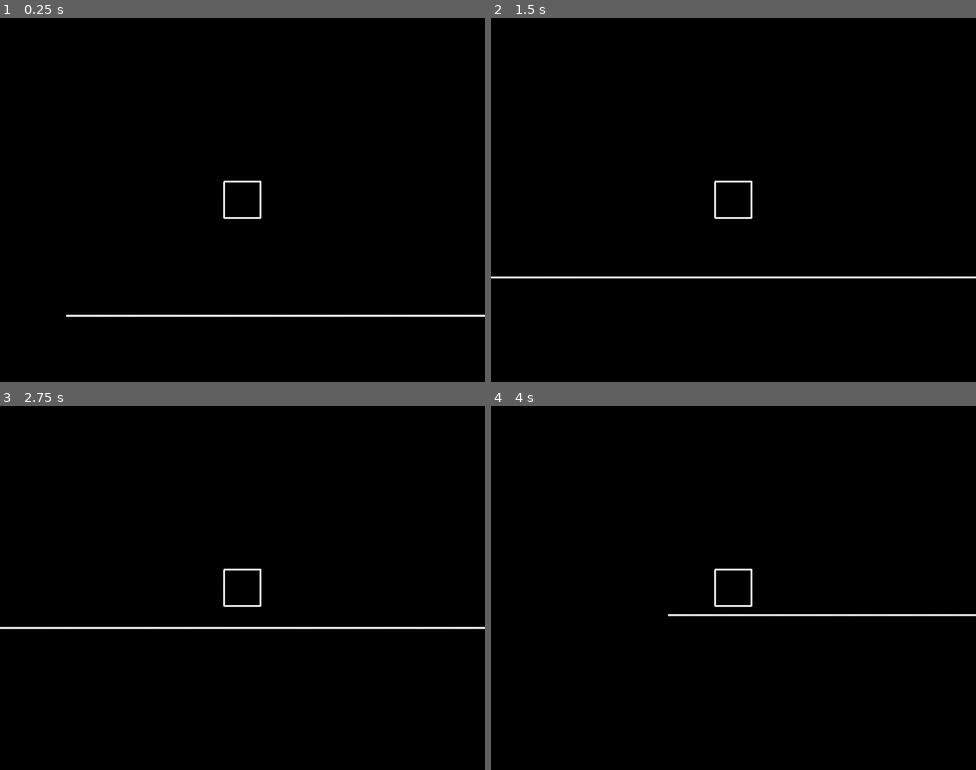
Above: before the commit, frames 1-4 (two rows, left to right).
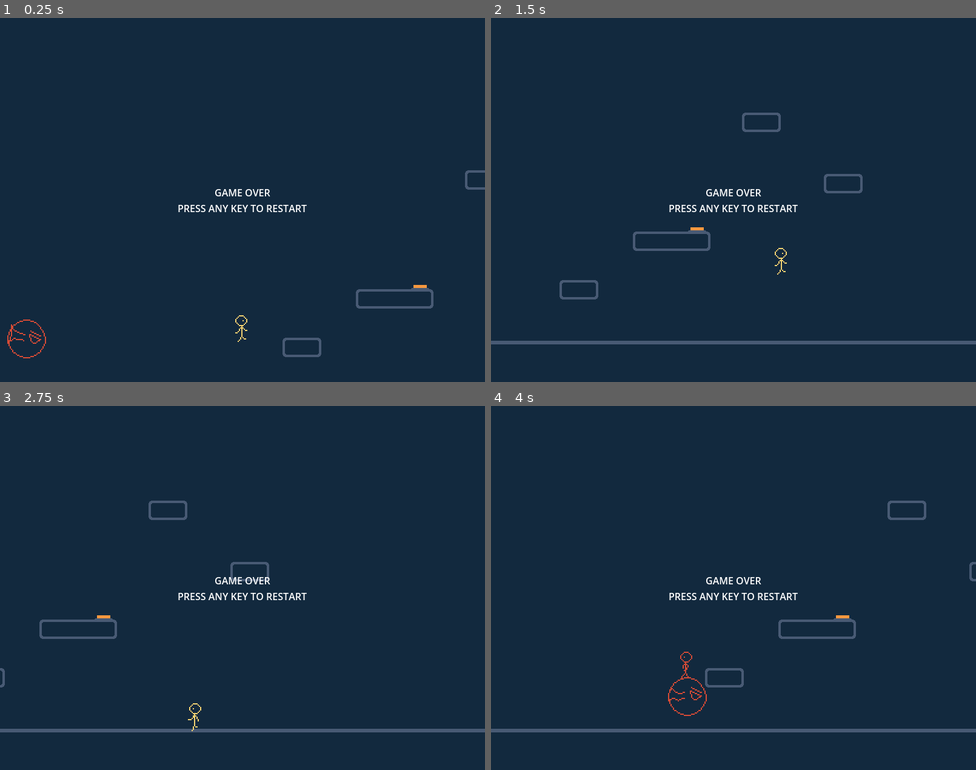
Above: after the commit, the same moments.

Repository: Frisk17/GMTK2023
Game: Godot game, scene res://scenes/game.tscn
Same seed, same stepped clock (60 frames per second), same inputs: the game is played once before the commit and once after it.
Inputs:
- Up to frame 1 (0.25 s): no input
- Up to frame 2 (1.5 s): tap Enter at 0.5, 1.25 s; hold D (move_right) from 0.53 s (still down); tap Q (switch, bound only after the commit) at 0.6 s; tap Space (jump) at 0.77, 0.8, 1.07, 1.35 s
- Up to frame 3 (2.75 s): tap Space (jump) at 1.52, 1.82, 2.3 s; tap Q (switch, bound only after the commit) at 1.55, 2.1 s; tap Enter at 2 s; release D (move_right) at 2.03 s; hold A (move_left) from 2.03 s (still down)
- Up to frame 4 (4 s): keep holding A (move_left); tap Enter at 2.75, 3.5 s; tap Q (switch, bound only after the commit) at 2.85 s; tap Space (jump) at 3.02, 3.32, 3.6, 3.77 s

The runs differ from the first frame. In frame 1, 100% of the frame differs, in the area x 0-100%, y 0-100%; in frame 2, 100%; in frame 3, 100%; in frame 4, 100%.

Commit message:
Created switching system and enemy

Diff:
--- a/project.godot
+++ b/project.godot
@@ -55,8 +55,19 @@
 , Object(InputEventKey,"resource_local_to_scene":false,"resource_name":"","device":-1,"window_id":0,"alt_pressed":false,"shift_pressed":false,"ctrl_pressed":false,"meta_pressed":false,"pressed":false,"keycode":0,"physical_keycode":4194322,"key_label":0,"unicode":0,"echo":false,"script":null)
 ]
 }
+switch={
+"deadzone": 0.5,
+"events": [Object(InputEventKey,"resource_local_to_scene":false,"resource_name":"","device":-1,"window_id":0,"alt_pressed":false,"shift_pressed":false,"ctrl_pressed":false,"meta_pressed":false,"pressed":false,"keycode":0,"physical_keycode":81,"key_label":0,"unicode":113,"echo":false,"script":null)
+, Object(InputEventKey,"resource_local_to_scene":false,"resource_name":"","device":-1,"window_id":0,"alt_pressed":false,"shift_pressed":false,"ctrl_pressed":false,"meta_pressed":false,"pressed":false,"keycode":0,"physical_keycode":4194326,"key_label":0,"unicode":0,"echo":false,"script":null)
+]
+}
+
+[physics]
+
+2d/default_gravity=1960.0
 
 [rendering]
 
+textures/canvas_textures/default_texture_filter=0
 renderer/rendering_method="mobile"
-environment/defaults/default_clear_color=Color(0, 0, 0, 1)
+environment/defaults/default_clear_color=Color(0.0705882, 0.160784, 0.243137, 1)
--- a/scenes/game.tscn
+++ b/scenes/game.tscn
@@ -1,52 +1,70 @@
-[gd_scene load_steps=7 format=3 uid="uid://t5kcoecyo3wg"]
+[gd_scene load_steps=11 format=3 uid="uid://t5kcoecyo3wg"]
 
-[ext_resource type="Script" path="res://scenes/scripts/player/player.gd" id="1_tg8gh"]
-[ext_resource type="Script" path="res://scenes/scripts/player/person.gd" id="2_cv2ip"]
-[ext_resource type="Texture2D" uid="uid://b8tek758s66jo" path="res://sprites/person.png" id="3_j2w8k"]
-[ext_resource type="Texture2D" uid="uid://bypbv73omvnj8" path="res://sprites/line.png" id="4_e5qxl"]
-
-[sub_resource type="RectangleShape2D" id="RectangleShape2D_s85mk"]
-size = Vector2(64, 64)
-
-[sub_resource type="RectangleShape2D" id="RectangleShape2D_hk8ru"]
-size = Vector2(64, 4)
+[ext_resource type="PackedScene" uid="uid://dtlkfk2ddt4ew" path="res://scenes/prefabs/player.tscn" id="1_tx6j6"]
+[ext_resource type="PackedScene" uid="uid://cx2e1olc1n7xc" path="res://scenes/prefabs/person.tscn" id="2_cijo2"]
+[ext_resource type="PackedScene" uid="uid://bn15jckipue8c" path="res://scenes/prefabs/ground.tscn" id="3_4tkio"]
+[ext_resource type="PackedScene" uid="uid://crr3wd7441xq8" path="res://scenes/prefabs/platform.tscn" id="3_r47tc"]
+[ext_resource type="PackedScene" uid="uid://csw5c30b82apj" path="res://scenes/prefabs/platform_wide.tscn" id="5_vttwv"]
+[ext_resource type="PackedScene" uid="uid://c1us6bxnc5ayf" path="res://scenes/prefabs/enemy.tscn" id="6_s07k2"]
+[ext_resource type="Script" path="res://scenes/scripts/enemy.gd" id="7_c4d2i"]
+[ext_resource type="PackedScene" uid="uid://dw5px4422gx3n" path="res://scenes/prefabs/button.tscn" id="8_p5k65"]
+[ext_resource type="Script" path="res://scenes/scripts/button.gd" id="9_sj07y"]
+[ext_resource type="PackedScene" uid="uid://d0w8ngs5u881r" path="res://scenes/prefabs/platform_character.tscn" id="9_uwbh6"]
 
 [node name="Game" type="Node2D"]
 
-[node name="Player" type="Node" parent="." node_paths=PackedStringArray("person")]
-process_priority = 1
-process_physics_priority = 1
-script = ExtResource("1_tg8gh")
+[node name="Player" parent="." node_paths=PackedStringArray("person") instance=ExtResource("1_tx6j6")]
 person = NodePath("../Person")
-terminal_velocity = 500.0
-damping = 10.0
-camera_terminal_velocity = 500.0
-camera_damping = 10.0
-camera_deadzone = 120.0
 
-[node name="Camera2D" type="Camera2D" parent="Player"]
+[node name="Person" parent="." groups=["person"] instance=ExtResource("2_cijo2")]
+position = Vector2(94, 450)
 
-[node name="Person" type="CharacterBody2D" parent="."]
-position = Vector2(234, 330)
-script = ExtResource("2_cv2ip")
-jump_height = 120.0
+[node name="Ground" parent="." instance=ExtResource("3_4tkio")]
+position = Vector2(62, 635)
+scale = Vector2(400, 1)
 
-[node name="Sprite2D" type="Sprite2D" parent="Person"]
-texture = ExtResource("3_j2w8k")
+[node name="Platform" parent="." instance=ExtResource("3_r47tc")]
+position = Vector2(192, 548)
 
-[node name="CollisionShape2D" type="CollisionShape2D" parent="Person"]
-shape = SubResource("RectangleShape2D_s85mk")
+[node name="Platform2" parent="." instance=ExtResource("3_r47tc")]
+position = Vector2(628, 373)
 
-[node name="JumpTimer" type="Timer" parent="Person"]
-wait_time = 0.167
-one_shot = true
+[node name="PlatformWide" parent="." instance=ExtResource("5_vttwv")]
+position = Vector2(345, 468)
 
-[node name="Ground" type="StaticBody2D" parent="."]
-position = Vector2(717, 554)
-scale = Vector2(24.2, 1)
+[node name="Enemy" parent="." node_paths=PackedStringArray("person", "player") instance=ExtResource("6_s07k2")]
+position = Vector2(-269, 536)
+script = ExtResource("7_c4d2i")
+person = NodePath("../Person")
+player = NodePath("../Player")
+acceleration = 200.0
+terminal_velocity = 400.0
 
-[node name="Sprite2D" type="Sprite2D" parent="Ground"]
-texture = ExtResource("4_e5qxl")
+[node name="Button" parent="." node_paths=PackedStringArray("player", "platform") instance=ExtResource("8_p5k65")]
+position = Vector2(387, 440)
+script = ExtResource("9_sj07y")
+player = NodePath("../Player")
+platform = NodePath("../PlatformCharacter")
 
-[node name="CollisionShape2D" type="CollisionShape2D" parent="Ground"]
-shape = SubResource("RectangleShape2D_hk8ru")
+[node name="PlatformCharacter" parent="." instance=ExtResource("9_uwbh6")]
+position = Vector2(493, 272)
+
+[node name="CanvasLayer" type="CanvasLayer" parent="."]
+
+[node name="Label" type="Label" parent="CanvasLayer"]
+anchors_preset = 8
+anchor_left = 0.5
+anchor_top = 0.5
+anchor_right = 0.5
+anchor_bottom = 0.5
+offset_left = -20.0
+offset_top = -13.0
+offset_right = 20.0
+offset_bottom = 13.0
+grow_horizontal = 2
+grow_vertical = 2
+size_flags_horizontal = 4
+text = "GAME OVER
+PRESS ANY KEY TO RESTART"
+horizontal_alignment = 1
+vertical_alignment = 1
--- /dev/null
+++ b/scenes/prefabs/button.tscn
@@ -0,0 +1,43 @@
+[gd_scene load_steps=6 format=3 uid="uid://dw5px4422gx3n"]
+
+[ext_resource type="Texture2D" uid="uid://dpgis4a65sygb" path="res://sprites/button-Sheet.png" id="1_fbu85"]
+
+[sub_resource type="AtlasTexture" id="AtlasTexture_v1g0j"]
+atlas = ExtResource("1_fbu85")
+region = Rect2(32, 0, 32, 32)
+
+[sub_resource type="AtlasTexture" id="AtlasTexture_4tbyb"]
+atlas = ExtResource("1_fbu85")
+region = Rect2(0, 0, 32, 32)
+
+[sub_resource type="SpriteFrames" id="SpriteFrames_61r4x"]
+animations = [{
+"frames": [{
+"duration": 1.0,
+"texture": SubResource("AtlasTexture_v1g0j")
+}],
+"loop": true,
+"name": &"clicked",
+"speed": 5.0
+}, {
+"frames": [{
+"duration": 1.0,
+"texture": SubResource("AtlasTexture_4tbyb")
+}],
+"loop": true,
+"name": &"unclicked",
+"speed": 5.0
+}]
+
+[sub_resource type="RectangleShape2D" id="RectangleShape2D_skva3"]
+size = Vector2(22, 5)
+
+[node name="Button" type="Area2D"]
+
+[node name="AnimatedSprite2D" type="AnimatedSprite2D" parent="."]
+sprite_frames = SubResource("SpriteFrames_61r4x")
+animation = &"unclicked"
+
+[node name="CollisionShape2D" type="CollisionShape2D" parent="."]
+position = Vector2(0, 7.5)
+shape = SubResource("RectangleShape2D_skva3")
--- /dev/null
+++ b/scenes/prefabs/enemy.tscn
@@ -0,0 +1,40 @@
+[gd_scene load_steps=6 format=3 uid="uid://c1us6bxnc5ayf"]
+
+[ext_resource type="Texture2D" uid="uid://wid4wml5bnas" path="res://sprites/enemy-Sheet.png" id="1_rb05f"]
+
+[sub_resource type="AtlasTexture" id="AtlasTexture_37r0u"]
+atlas = ExtResource("1_rb05f")
+region = Rect2(0, 0, 32, 32)
+
+[sub_resource type="AtlasTexture" id="AtlasTexture_q8a0e"]
+atlas = ExtResource("1_rb05f")
+region = Rect2(32, 0, 32, 32)
+
+[sub_resource type="SpriteFrames" id="SpriteFrames_bwtiu"]
+animations = [{
+"frames": [{
+"duration": 1.0,
+"texture": SubResource("AtlasTexture_37r0u")
+}, {
+"duration": 1.0,
+"texture": SubResource("AtlasTexture_q8a0e")
+}],
+"loop": true,
+"name": &"default",
+"speed": 5.0
+}]
+
+[sub_resource type="CircleShape2D" id="CircleShape2D_lxk2s"]
+radius = 32.5576
+
+[node name="Enemy" type="CharacterBody2D"]
+position = Vector2(0, 1)
+
+[node name="AnimatedSprite2D" type="AnimatedSprite2D" parent="."]
+scale = Vector2(2, 2)
+sprite_frames = SubResource("SpriteFrames_bwtiu")
+autoplay = "default"
+frame_progress = 0.154606
+
+[node name="CollisionShape2D" type="CollisionShape2D" parent="."]
+shape = SubResource("CircleShape2D_lxk2s")
--- /dev/null
+++ b/scenes/prefabs/ground.tscn
@@ -0,0 +1,15 @@
+[gd_scene load_steps=3 format=3 uid="uid://bn15jckipue8c"]
+
+[ext_resource type="Texture2D" uid="uid://coarc2usaf5o6" path="res://sprites/ground.png" id="1_1u35q"]
+
+[sub_resource type="RectangleShape2D" id="RectangleShape2D_425a0"]
+size = Vector2(16, 6)
+
+[node name="Ground" type="StaticBody2D"]
+modulate = Color(0.282353, 0.352941, 0.454902, 1)
+
+[node name="Sprite2D" type="Sprite2D" parent="."]
+texture = ExtResource("1_1u35q")
+
+[node name="CollisionShape2D" type="CollisionShape2D" parent="."]
+shape = SubResource("RectangleShape2D_425a0")
--- /dev/null
+++ b/scenes/prefabs/person.tscn
@@ -0,0 +1,121 @@
+[gd_scene load_steps=15 format=3 uid="uid://cx2e1olc1n7xc"]
+
+[ext_resource type="Script" path="res://scenes/scripts/player/person.gd" id="1_u3kgs"]
+[ext_resource type="Texture2D" uid="uid://b6j433xj851tm" path="res://sprites/person-Sheet.png" id="2_gxxv3"]
+
+[sub_resource type="AtlasTexture" id="AtlasTexture_2ej7c"]
+atlas = ExtResource("2_gxxv3")
+region = Rect2(256, 0, 32, 32)
+
+[sub_resource type="AtlasTexture" id="AtlasTexture_bbeld"]
+atlas = ExtResource("2_gxxv3")
+region = Rect2(96, 0, 32, 32)
+
+[sub_resource type="AtlasTexture" id="AtlasTexture_o2nei"]
+atlas = ExtResource("2_gxxv3")
+region = Rect2(0, 0, 32, 32)
+
+[sub_resource type="AtlasTexture" id="AtlasTexture_vflhy"]
+atlas = ExtResource("2_gxxv3")
+region = Rect2(32, 0, 32, 32)
+
+[sub_resource type="AtlasTexture" id="AtlasTexture_nn2ip"]
+atlas = ExtResource("2_gxxv3")
+region = Rect2(64, 0, 32, 32)
+
+[sub_resource type="AtlasTexture" id="AtlasTexture_6k0ae"]
+atlas = ExtResource("2_gxxv3")
+region = Rect2(96, 0, 32, 32)
+
+[sub_resource type="AtlasTexture" id="AtlasTexture_tblxi"]
+atlas = ExtResource("2_gxxv3")
+region = Rect2(128, 0, 32, 32)
+
+[sub_resource type="AtlasTexture" id="AtlasTexture_0nb7k"]
+atlas = ExtResource("2_gxxv3")
+region = Rect2(160, 0, 32, 32)
+
+[sub_resource type="AtlasTexture" id="AtlasTexture_m2eue"]
+atlas = ExtResource("2_gxxv3")
+region = Rect2(192, 0, 32, 32)
+
+[sub_resource type="AtlasTexture" id="AtlasTexture_6hetu"]
+atlas = ExtResource("2_gxxv3")
+region = Rect2(224, 0, 32, 32)
+
+[sub_resource type="SpriteFrames" id="SpriteFrames_fdkqm"]
+animations = [{
+"frames": [{
+"duration": 1.0,
+"texture": SubResource("AtlasTexture_2ej7c")
+}],
+"loop": true,
+"name": &"airborne",
+"speed": 5.0
+}, {
+"frames": [{
+"duration": 1.0,
+"texture": SubResource("AtlasTexture_bbeld")
+}],
+"loop": true,
+"name": &"idle",
+"speed": 5.0
+}, {
+"frames": [{
+"duration": 1.0,
+"texture": SubResource("AtlasTexture_o2nei")
+}, {
+"duration": 1.0,
+"texture": SubResource("AtlasTexture_vflhy")
+}, {
+"duration": 1.0,
+"texture": SubResource("AtlasTexture_nn2ip")
+}, {
+"duration": 1.0,
+"texture": SubResource("AtlasTexture_6k0ae")
+}, {
+"duration": 1.0,
+"texture": SubResource("AtlasTexture_tblxi")
+}, {
+"duration": 1.0,
+"texture": SubResource("AtlasTexture_0nb7k")
+}, {
+"duration": 1.0,
+"texture": SubResource("AtlasTexture_m2eue")
+}, {
+"duration": 1.0,
+"texture": SubResource("AtlasTexture_6hetu")
+}],
+"loop": true,
+"name": &"running",
+"speed": 10.0
+}]
+
+[sub_resource type="CapsuleShape2D" id="CapsuleShape2D_ttrdx"]
+radius = 5.0
+height = 22.0
+
+[node name="Person" type="CharacterBody2D"]
+scale = Vector2(2, 2)
+script = ExtResource("1_u3kgs")
+jump_height = 120.0
+min_animation_velocity = 10.0
+
+[node name="AnimatedSprite2D" type="AnimatedSprite2D" parent="."]
+z_index = 10
+sprite_frames = SubResource("SpriteFrames_fdkqm")
+animation = &"running"
+
+[node name="CollisionShape2D" type="CollisionShape2D" parent="."]
+position = Vector2(-1, 0)
+shape = SubResource("CapsuleShape2D_ttrdx")
+
+[node name="JumpTimer" type="Timer" parent="."]
+wait_time = 0.167
+one_shot = true
+
+[node name="Camera2D" type="Camera2D" parent="."]
+offset = Vector2(0, -150)
+drag_horizontal_enabled = true
+drag_vertical_enabled = true
+drag_top_margin = 0.5
--- /dev/null
+++ b/scenes/prefabs/platform.tscn
@@ -0,0 +1,17 @@
+[gd_scene load_steps=3 format=3 uid="uid://crr3wd7441xq8"]
+
+[ext_resource type="Texture2D" uid="uid://dwxg2t06fwp6e" path="res://sprites/platform.png" id="1_8ffj5"]
+
+[sub_resource type="RectangleShape2D" id="RectangleShape2D_6gn2f"]
+size = Vector2(31.9998, 64.0001)
+
+[node name="Platform" type="StaticBody2D"]
+modulate = Color(0.282353, 0.352941, 0.454902, 1)
+
+[node name="Sprite2D" type="Sprite2D" parent="."]
+texture = ExtResource("1_8ffj5")
+
+[node name="CollisionShape2D" type="CollisionShape2D" parent="."]
+position = Vector2(9.53674e-07, 4.76837e-07)
+rotation = 1.5708
+shape = SubResource("RectangleShape2D_6gn2f")
--- /dev/null
+++ b/scenes/prefabs/platform_character.tscn
@@ -0,0 +1,19 @@
+[gd_scene load_steps=3 format=3 uid="uid://d0w8ngs5u881r"]
+
+[ext_resource type="Texture2D" uid="uid://dwxg2t06fwp6e" path="res://sprites/platform.png" id="1_yq4tl"]
+
+[sub_resource type="RectangleShape2D" id="RectangleShape2D_7psl3"]
+size = Vector2(64, 32)
+
+[node name="PlatformCharacter" type="CharacterBody2D"]
+
+[node name="Sprite2D" type="Sprite2D" parent="."]
+modulate = Color(0.282353, 0.352941, 0.454902, 1)
+texture = ExtResource("1_yq4tl")
+
+[node name="CollisionShape2D" type="CollisionShape2D" parent="."]
+shape = SubResource("RectangleShape2D_7psl3")
+
+[node name="Camera2D" type="Camera2D" parent="."]
+drag_horizontal_enabled = true
+drag_vertical_enabled = true
--- /dev/null
+++ b/scenes/prefabs/platform_wide.tscn
@@ -0,0 +1,15 @@
+[gd_scene load_steps=3 format=3 uid="uid://csw5c30b82apj"]
+
+[ext_resource type="Texture2D" uid="uid://k82wh03g523b" path="res://sprites/platform_wide.png" id="1_y0in2"]
+
+[sub_resource type="RectangleShape2D" id="RectangleShape2D_s4h4o"]
+size = Vector2(128, 32)
+
+[node name="PlatformWide" type="StaticBody2D"]
+modulate = Color(0.282353, 0.352941, 0.454902, 1)
+
+[node name="Sprite2D" type="Sprite2D" parent="."]
+texture = ExtResource("1_y0in2")
+
+[node name="CollisionShape2D" type="CollisionShape2D" parent="."]
+shape = SubResource("RectangleShape2D_s4h4o")
--- /dev/null
+++ b/scenes/prefabs/player.tscn
@@ -0,0 +1,10 @@
+[gd_scene load_steps=2 format=3 uid="uid://dtlkfk2ddt4ew"]
+
+[ext_resource type="Script" path="res://scenes/scripts/player/player.gd" id="1_ysb75"]
+
+[node name="Player" type="Node"]
+process_priority = 1
+process_physics_priority = 1
+script = ExtResource("1_ysb75")
+terminal_velocity = 500.0
+damping = 10.0
--- /dev/null
+++ b/scenes/scripts/button.gd
@@ -0,0 +1,15 @@
+extends Area2D
+
+@export var player: Player
+@export var platform: CharacterBody2D
+
+var clicked: bool = false
+
+func _process(delta):
+	if not clicked and not get_overlapping_bodies().is_empty():
+		for body in get_overlapping_bodies():
+			if body.is_in_group("person"):
+				$AnimatedSprite2D.play("clicked")
+				clicked = true
+				player.change_state(PlatformState.new(platform))
+				return
--- /dev/null
+++ b/scenes/scripts/enemy.gd
@@ -0,0 +1,30 @@
+extends CharacterBody2D
+
+@export var person: CharacterBody2D
+@export var player: Player
+@export var min_distance: float
+@export var acceleration: float
+@export var terminal_velocity: float
+
+func _physics_process(delta):
+	var displacement: Vector2 = person.position - position
+
+	if displacement.length() <= min_distance:
+		return
+
+	var direction: Vector2 = displacement.normalized()
+	if velocity.length() >= terminal_velocity:
+		velocity = direction * terminal_velocity
+	else:
+		velocity += acceleration * delta * direction
+
+	move_and_slide()
+
+	for i in range(get_slide_collision_count()):
+		var collision_data: KinematicCollision2D = get_slide_collision(i)
+		if collision_data.get_collider().is_in_group("person"):
+			player.kill()
+			set_process(false)
+			set_physics_process(false)
+
+	$AnimatedSprite2D.flip_h = velocity.x < 0
--- a/scenes/scripts/player/person.gd
+++ b/scenes/scripts/player/person.gd
@@ -1,3 +1,4 @@
 extends CharacterBody2D
 
 @export var jump_height: float
+@export var min_animation_velocity: float
--- a/scenes/scripts/player/person_state.gd
+++ b/scenes/scripts/player/person_state.gd
@@ -3,6 +3,7 @@
 class_name PersonState
 
 var jump_timer: Timer
+var animated_sprite: AnimatedSprite2D
 var gravity: float
 
 var can_jump: bool = false
@@ -10,6 +11,7 @@
 func _init(_target: CharacterBody2D):
 	super(_target)
 	jump_timer = target.get_node("JumpTimer")
+	animated_sprite = target.get_node("AnimatedSprite2D")
 	gravity = ProjectSettings.get_setting("physics/2d/default_gravity")
 
 func physics_update(delta: float, terminal_velocity: float, damping: float):
@@ -21,6 +23,29 @@
 
 	super(delta, terminal_velocity, damping)
 
+	if not is_equal_approx(target.velocity.x, 0):
+		animated_sprite.flip_h = target.velocity.x < 0
+
+	if not target.is_on_floor():
+		if animated_sprite.animation == "running" and animated_sprite.frame in [1, 5]:
+			return
+
+		animated_sprite.play("airborne")
+	elif abs(target.velocity.x) <= target.min_animation_velocity:
+		if animated_sprite.animation == "running" and animated_sprite.frame in [1, 5]:
+			return
+
+		animated_sprite.play("idle")
+	else:
+		animated_sprite.play("running")
+
+func state_enter():
+	animated_sprite.modulate = Color("F3D272")
+
+func state_exit():
+	animated_sprite.play("idle")
+	animated_sprite.modulate = Color("485A74")
+
 func update(delta):
 	if Input.is_action_just_pressed("jump") and jump_timer.is_stopped():
 		jump_timer.start()
--- a/scenes/scripts/player/platform_state.gd
+++ b/scenes/scripts/player/platform_state.gd
@@ -1,6 +1,24 @@
 extends State
 
 class_name PlatformState
+
+var sprite: Sprite2D
+var player: Player
+
+func _init(_target: CharacterBody2D):
+	super(_target)
+	sprite = target.get_node("Sprite2D")
+	player = target.get_tree().root.get_node("/root/Game/Player")
+
+func state_enter():
+	sprite.modulate = Color("F3D272")
+
+func state_exit():
+	sprite.modulate = Color("485A74")
+
+func update(delta):
+	if Input.is_action_just_pressed("switch"):
+		player.change_state(PersonState.new(player.person))
 
 func physics_update(delta: float, terminal_velocity: float, damping: float):
 	acceleration.y = damping * (Input.get_axis("move_up", "move_down") * terminal_velocity - target.velocity.y)
--- a/scenes/scripts/player/player.gd
+++ b/scenes/scripts/player/player.gd
@@ -1,4 +1,6 @@
 extends Node
+
+class_name Player
 
 @export var person: CharacterBody2D
 @export var terminal_velocity: float
@@ -6,12 +8,7 @@
 
 @onready var state: State = PersonState.new(person)
 
-var camera_velocity: Vector2 = Vector2.ZERO
-var camera_acceleration: Vector2 = Vector2.ZERO
-@onready var camera_target_position: Vector2 = state.target.position
-@export var camera_terminal_velocity: float
-@export var camera_damping: float
-@export var camera_deadzone: float
+var dead: bool = false
 
 func _ready():
 	state.state_enter()
@@ -21,14 +18,16 @@
 
 func _physics_process(delta):
 	state.physics_update(delta, terminal_velocity, damping)
-	move_camera(delta)
+
+func kill():
+	terminal_velocity = 0
+	person.get_node("AnimatedSprite2D").modulate = Color("D54B36")
+	set_physics_process(false)
+	dead = true
 
 func change_state(new_state: State):
 	state.state_exit()
-	state.free()
+	state.queue_free()
 
 	new_state.state_enter()
 	state = new_state
-
-func move_camera(delta):
-	$Camera2D.position = state.target.position
--- a/scenes/scripts/player/state.gd
+++ b/scenes/scripts/player/state.gd
@@ -1,4 +1,4 @@
-extends Object
+extends Node
 
 class_name State
 
@@ -9,7 +9,8 @@
 	target = _target
 
 func state_enter():
-	pass
+	var camera: Camera2D = target.get_node("Camera2D")
+	camera.make_current()
 
 func update(delta):
 	pass
Binary file added: sprites/button-Sheet.png
Not shown, changed: sprites/button-Sheet.png.import
Binary file added: sprites/enemy-Sheet.png
Not shown, added: sprites/enemy-Sheet.png.import
Binary file added: sprites/ground.png
Not shown, added: sprites/ground.png.import
Binary file removed: sprites/line.png
Binary file added: sprites/person-Sheet.png
Not shown, added: sprites/person-Sheet.png.import
Binary file removed: sprites/person.png
Binary file added: sprites/platform.png
Not shown, added: sprites/platform.png.import
(and 2 more such lines)
